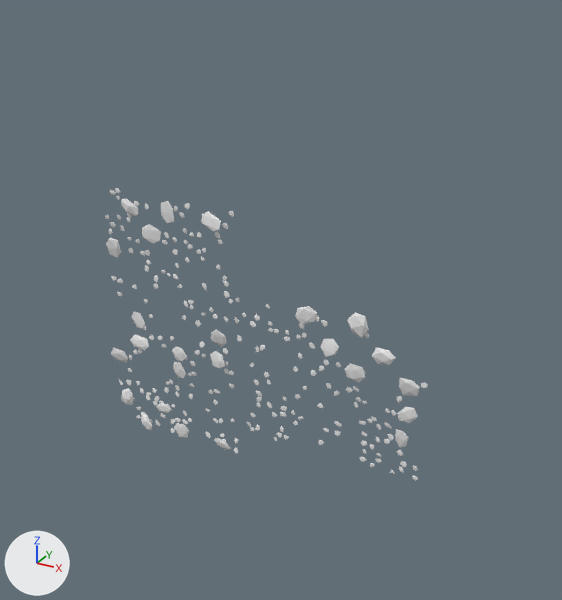
The OBJ model apps/simmgr/worlds/collapsed_house_v2/meshes/rock_batch_3.obj as it was, and as the next commit left it.
Before and after are seen from a camera (50 mm lens) standing at (14.6, -25.6, 14.5) and looking at (0.3, 0.3, 1.5). Lighting does not change. The marker at lower left points along +X, +Y and +Z. The picture after the commit comes second. Where no turn or scale is listed for an object, it has been applied to the vertices. Vertices at exactly the same position are counted once.

Before the edit, the objects in view are built like this:
```python
me_rock_batch_3 = bpy.data.meshes.new('rock_batch_3')
me_rock_batch_3.from_pydata(...)  # 3084 vertices, 5140 faces; spans x -7.6..7.29, y -1.59..-1.24, z -5.72..5.77
ob_rock_batch_3 = bpy.data.objects.new('rock_batch_3', me_rock_batch_3)
ob_rock_batch_3.location = (0.0, 0.0, 0.0)
```
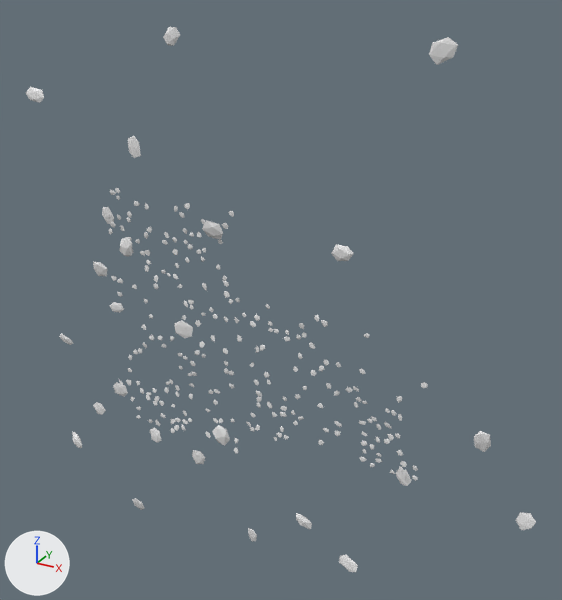
Where the change shows, as pixel boxes [x1, y1, x2, y2] in the pictures (562 x 600 px; the box of a moved part takes in the faces that stretch with it):
'rock_batch_3', reshaped (58% wider, 86% taller): before [105, 188, 428, 481]; after [26, 27, 536, 572]
part 1 of me_rock_batch_3, moved or reshaped: before [141, 412, 152, 430]; after [72, 432, 82, 448]
part 2 of me_rock_batch_3, moved or reshaped: before [161, 201, 174, 223]; after [128, 136, 141, 158]
part 3 of me_rock_batch_3, moved or reshaped: before [176, 423, 189, 438]; after [192, 450, 205, 464]
part 4 of me_rock_batch_3, moved or reshaped: before [372, 347, 395, 365]; after [332, 245, 354, 261]
part 5 of me_rock_batch_3, moved or reshaped: before [295, 306, 317, 325]; after [429, 37, 458, 65]
part 6 of me_rock_batch_3, moved or reshaped: before [321, 339, 339, 357]; after [516, 512, 536, 530]
part 7 of me_rock_batch_3, deleted: before [106, 199, 420, 447]
part 8 of me_rock_batch_3, built on: before [215, 438, 231, 450]; after [26, 87, 491, 572]
part 9 of me_rock_batch_3, added: after [163, 27, 180, 46]

The change in detail:
me_rock_batch_3 is used by ob_rock_batch_3; location (0.0, 0.0, 0.0).
me_rock_batch_3 had 3084 vertices, 5140 faces and spanned x -7.6..7.29, y -1.59..-1.24, z -5.72..5.77.
me_rock_batch_3 now has 3084 vertices, 5140 faces and spans x -12.22..11.62, y -1.59..0.01, z -12.19..12.19.
me_rock_batch_3 part 1: the loose piece of 12 vertices spanning x -6.22..-5.51, y -1.59..-1.24, z -5.72..-4.88 is moved by (-5.89, 1.25, -3.7).
me_rock_batch_3 part 2: the loose piece of 12 vertices spanning x -4.37..-3.66, y -1.4..-1.24, z 4.66..5.59 is moved by (-2.49, 1.25, 2.13).
me_rock_batch_3 part 3: the loose piece of 12 vertices spanning x -4.3..-3.57, y -1.41..-1.24, z -5.66..-4.84 is moved by (-0.06, 1.25, -2.25).
me_rock_batch_3 part 4: the loose piece of 12 vertices spanning x 5.13..6.07, y -1.59..-1.24, z 0.67..1.36 is moved by (-2.35, 1.25, 3.23).
me_rock_batch_3 part 5: the loose piece of 12 vertices spanning x 1.85..2.78, y -1.38..-1.24, z 1.48..2.36 is moved by (4.19, 1.25, 9.83).
me_rock_batch_3 part 6: the loose piece of 12 vertices spanning x 3.01..3.75, y -1.48..-1.24, z 0.45..1.2 is moved by (7.87, 1.25, -6.08).
me_rock_batch_3 part 7: 18 loose pieces with 216 vertices, spanning x -7.6..7.06, y -1.59..-1.24, z -4.76..5.44, are deleted.
Part 8, on me_rock_batch_3:
12 vertices are removed from x -2.13..-1.32, y -1.47..-1.24, z -5.54..-4.89.
20 faces are deleted.
216 vertices are added at x -12.22..9.57, y -1.59..0.01, z -12.19..9.33.
360 new faces join them.
Part 9, on me_rock_batch_3:
12 vertices are added at x -4.66..-3.84, y -0.17..0.01, z 11.41..12.09.
20 new faces join them.
